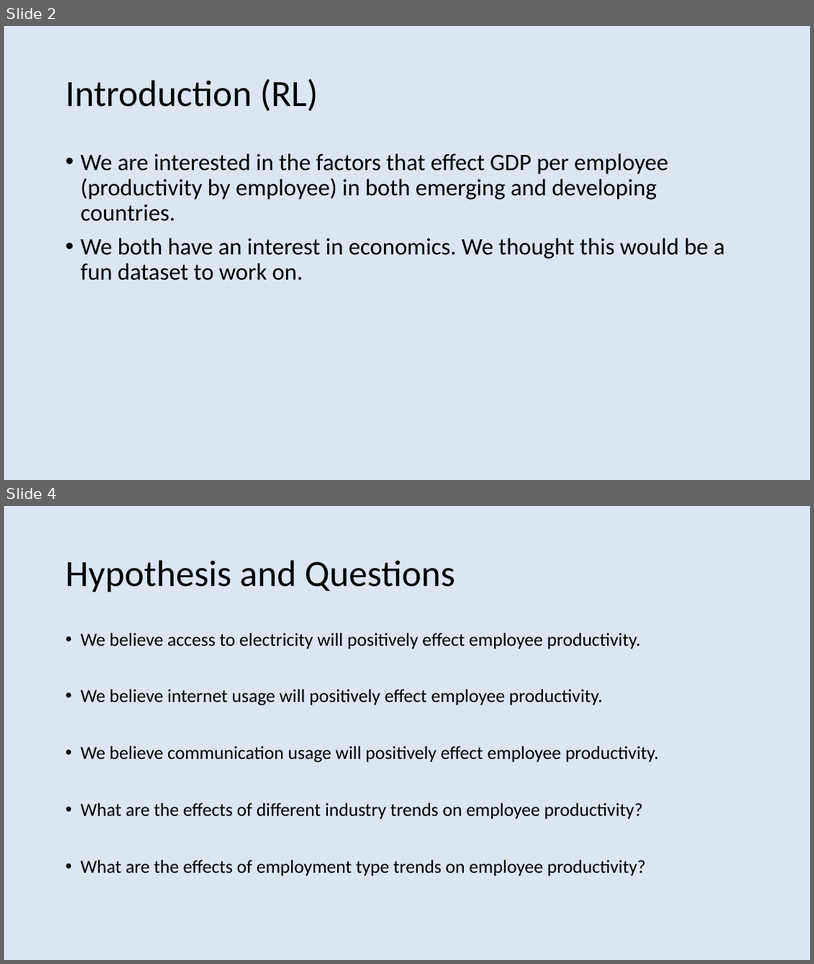
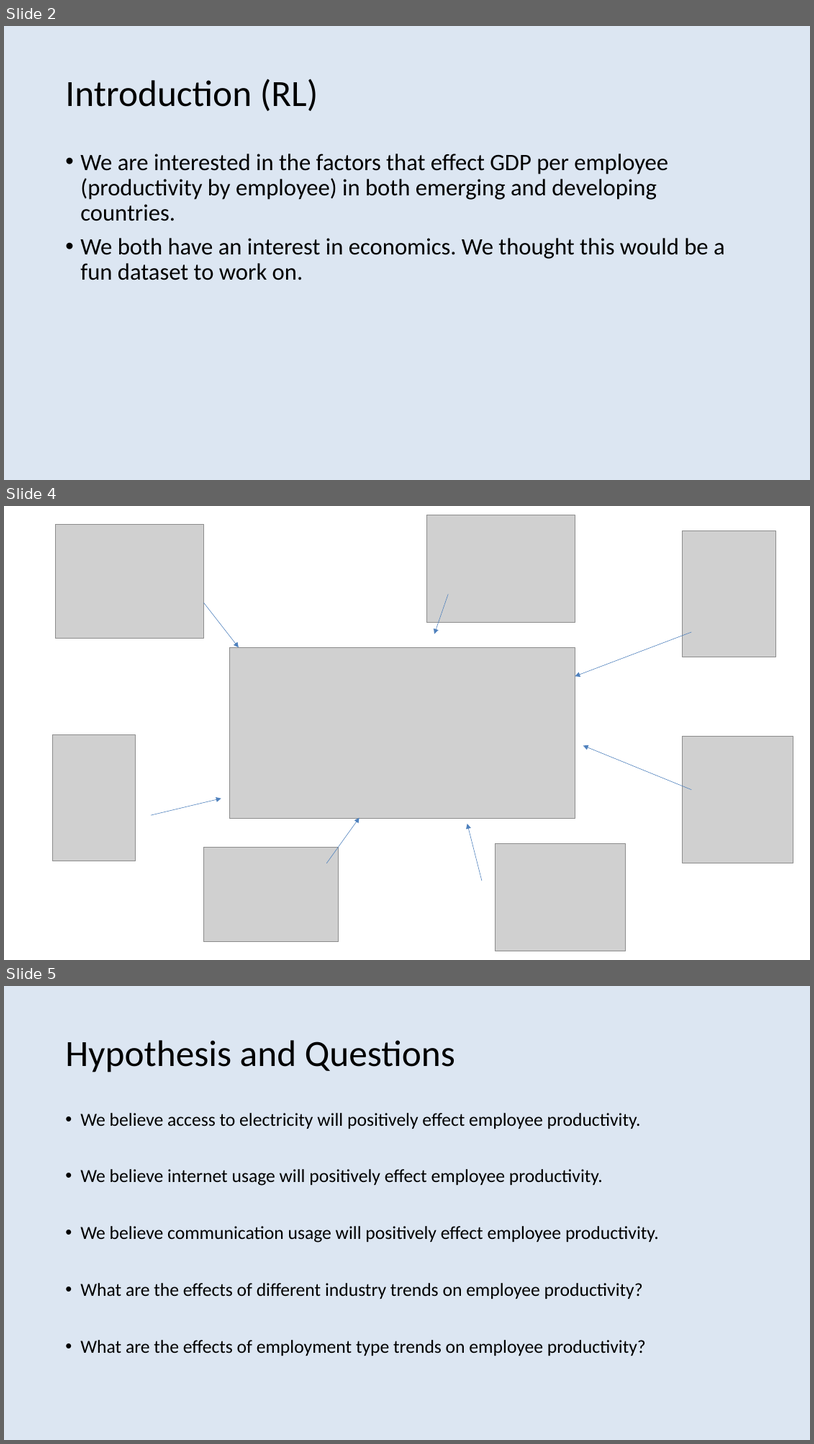
Before and after one commit to dustinak80/Information-Visualization, a slide deck: Project/Project Proposal.pptx. Shown one above the other, each under a label of ours: slides 2 and 4 before the commit, slides 2, 4 and 5 after it; the slides between them are not shown. The pictures are 814x964 and 814x1444 pixels, drawn with LibreOffice and Linux fonts; fonts in the diff are those of the drawing; grey boxes stand for pictures. Boxes give left, top, right and bottom in pixels: in the first picture for what was removed or moved away, otherwise in the second. Text is boxed around its words. In the diff, an @@ line names an element or a change of style, - is before the commit and + after.

```diff
--- a/Project/Project Proposal.pptx
+++ b/Project/Project Proposal.pptx
@@ slide 4 added at (x1=4, y1=506, x2=810, y2=960), background #FFFFFF @@
@@ picture added at (x1=55, y1=524, x2=204, y2=638) @@
@@ picture added at (x1=427, y1=515, x2=576, y2=622) @@
@@ picture added at (x1=684, y1=530, x2=777, y2=657) @@
@@ arrow added from (203, 602) to (239, 648), #4F81BD 0.5 pt @@
@@ arrow added from (449, 595) to (435, 633), #4F81BD 0.5 pt @@
@@ arrow added from (692, 632) to (576, 676), #4F81BD 0.5 pt @@
@@ picture added at (x1=229, y1=648, x2=576, y2=818) @@
@@ picture added at (x1=52, y1=735, x2=134, y2=861) @@
@@ picture added at (x1=684, y1=736, x2=793, y2=863) @@
@@ arrow added from (692, 790) to (584, 746), #4F81BD 0.5 pt @@
@@ arrow added from (151, 815) to (221, 798), #4F81BD 0.5 pt @@
@@ arrow added from (327, 863) to (360, 818), #4F81BD 0.5 pt @@
@@ arrow added from (482, 880) to (468, 824), #4F81BD 0.5 pt @@
@@ picture added at (x1=203, y1=847, x2=339, y2=942) @@
@@ picture added at (x1=495, y1=844, x2=626, y2=951) @@
@@ what was slide 4 is now slide 5 @@
```
Also in this commit, not shown: 2 slides changed, 1 other slide added, 1 slide removed.
